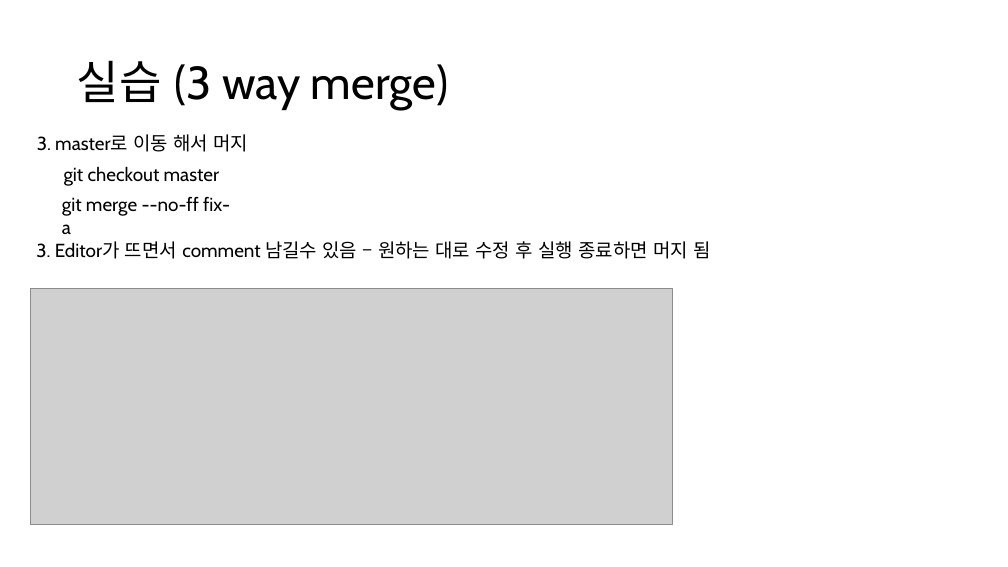
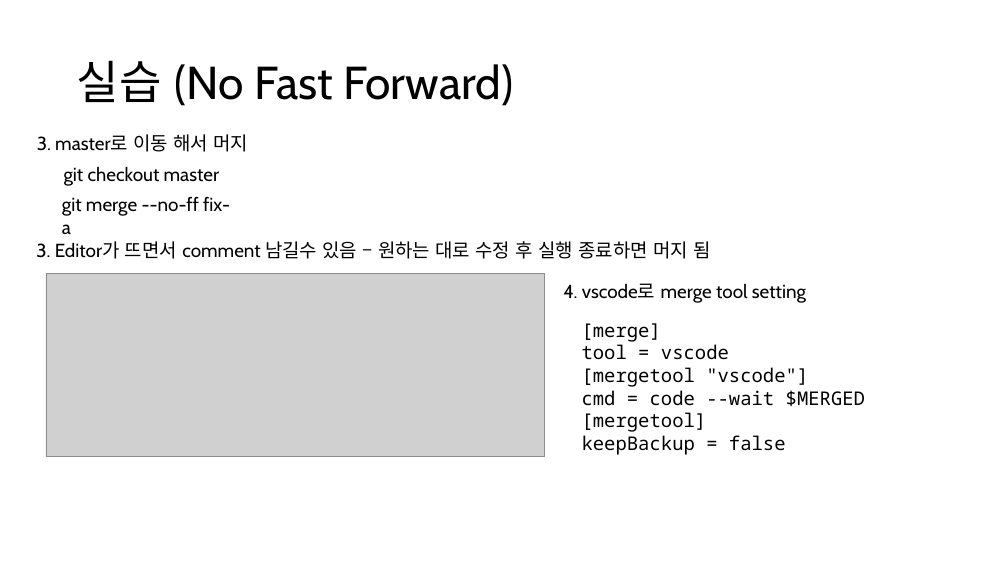
Before and after one commit to Joseph-GM/ppt-git, a slide deck: slide 25 of git-github-joseph.pptx (slide 23 before the commit). Drawn at 1008x567 pixels with LibreOffice and Linux fonts; fonts in the diff are those of the drawing; grey boxes stand for pictures. Boxes give left, top, right and bottom in pixels: in the first picture for what was removed or moved away, otherwise in the second. Text is boxed around its words. In the diff, an @@ line names an element or a change of style, - is before the commit and + after.

```diff
--- a/git-github-joseph.pptx
+++ b/git-github-joseph.pptx
@@ title at (77, 60, 513, 106): text changed @@
-실습 (3 way merge)
+실습 (No Fast Forward)
@@ picture: place and size @@
-picture at (30, 289, 673, 525)
+picture at (46, 274, 545, 457)
@@ text added at (563, 283, 806, 303), 18 pt, text #000000 @@
+4. vscode로 merge tool setting
@@ text added at (582, 323, 865, 455), 18 pt, text #000000 @@
+[merge]
+tool = vscode
+[mergetool "vscode"]
+cmd = code --wait $MERGED
+[mergetool]
+keepBackup = false
```
Also in this commit, not shown: 5 other slides changed, 4 slides added.
